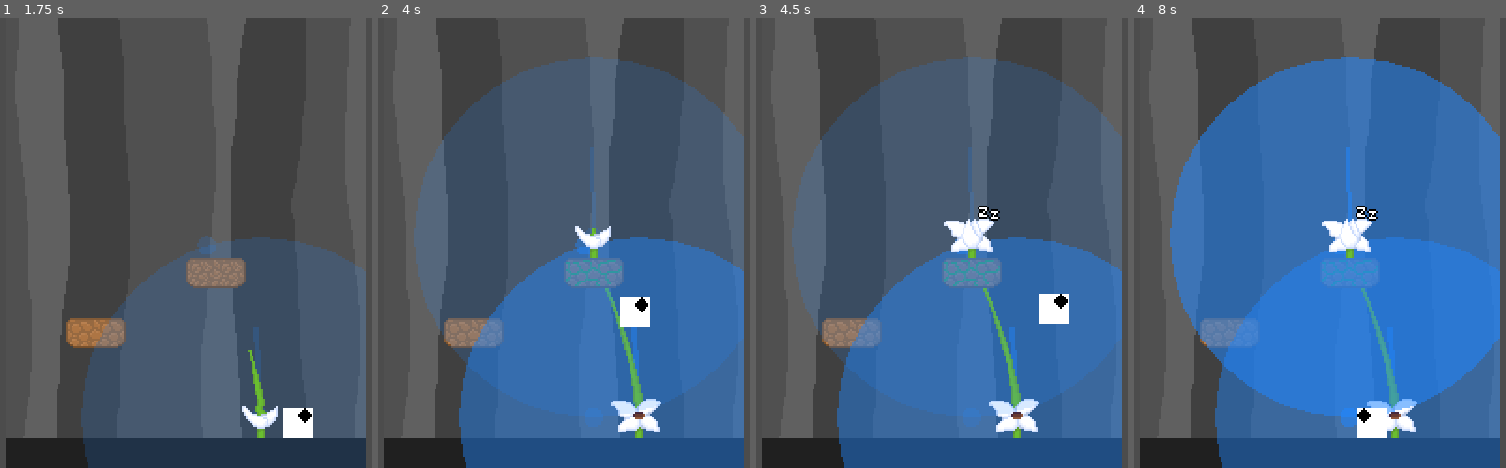
Above: before the commit, frames 1-4 (left to right).
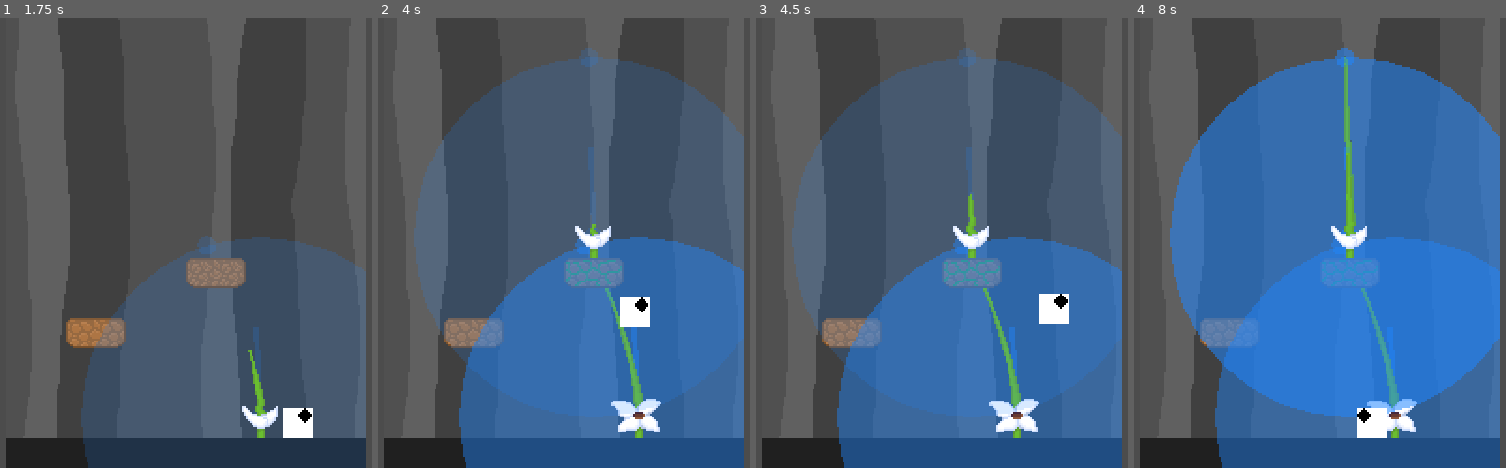
Above: after the commit, the same moments.

Repository: zhyrin0/the-climb
Game: Godot game, scene res://src/main/main.tscn
Two runs of this game, one before a commit and one after it. Both use one fixed random seed, a clock stepped at 60 frames per second and the inputs below.
Inputs (mouse positions are in pixels of both pictures, inside the frame that each line leads up to):
- Up to frame 1 (1.75 s): tap Enter at 0.5 s; move the mouse to (360, 220) at 0.52 s; hold D (move_right) 0.53-1.25 s; tap Space (use_item) at 0.6 s; click (360, 220) at 0.67 s; tap W (move_jump) at 0.77 s; drag from (26, 265) to (256, 378) at 1.27 s
- Up to frame 2 (4 s): tap Space (use_item) at 2, 2.1, 3.8 s; move the mouse to (645, 144) at 2.02 s; hold A (move_left) 2.03-2.75 s; drag from (523, 333) to (outside the picture) at 2.77 s; tap Enter at 3.5 s; move the mouse to (outside the picture) at 3.52 s; hold D (move_right) from 3.53 s (still down); hold S (move_fall) from 3.53 s (still down); tap W (move_jump) at 3.77 s
- Up to frame 3 (4.5 s): release D (move_right) at 4.25 s; release S (move_fall) at 4.25 s; drag from (outside the picture) to (986, 292) at 4.27 s
- Up to frame 4 (8 s): tap Space (use_item) at 5, 5.1, 6.6 s; move the mouse to (1360, 243) at 5.02 s; hold D (move_right) 5.03-5.75 s; click (1360, 243) at 5.17 s; drag from (1200, 130) to (1349, 256) at 5.77 s; move the mouse to (1494, 220) at 6.52 s; hold A (move_left) 6.53-7.25 s; tap W (move_jump) at 6.77 s; drag from (1160, 265) to (1349, 256) at 7.27 s

Frame 1 is identical in both runs. In frame 2, 0.2% of the frame differs, in the area x 54-69%, y 6-76%; in frame 3, 1.0%; in frame 4, 1.6%, in the area x 50-66%, y 6-91%.

Commit message:
Vine target is generalized, add plant and vine states

Diff:
--- a/src/plant/plant.gd
+++ b/src/plant/plant.gd
@@ -6,25 +6,60 @@
 
 signal anchor_reached(anchor)
 
-onready var _vines := $Vines as Node
+enum State {
+	SLEEPING,
+	GROWING,
+	GROWN,
+	FLOWERING,
+}
+
+export(State) var state: int setget set_state
+onready var _vines := $Vines as Node2D
+onready var _sprite := $Sprite as Sprite
 
 
-func start_vine() -> void:
-	var sprite := $Sprite as Sprite
-	sprite.frame = 2
+func _ready() -> void:
+	set_state(state)
+
+
+func set_state(new_value: int) -> void:
+	state = new_value
+	var sprite_frame := 0
+	match new_value:
+		State.GROWING:
+			sprite_frame = 2
+			_start_vine()
+		State.GROWN:
+			sprite_frame = 2
+		State.FLOWERING:
+			sprite_frame = 3
+	if _sprite:
+		_sprite.frame = sprite_frame
+
+
+func _start_vine() -> void:
 	var lights: Array = get_tree().get_nodes_in_group("light")
+	Algorithm.remove_if(lights, funcref(self, "_not_above_plant"))
 	lights.sort_custom(self, "_sort_proximity")
 	var anchors: Array = get_tree().get_nodes_in_group("anchor")
+	Algorithm.remove_if(anchors, funcref(self, "_not_above_plant"))
 	anchors.sort_custom(self, "_sort_proximity")
 
-	var light_direction: Vector2 = ((lights[0] as Node2D).global_position - global_position).normalized()
-	var anchor_pos: Vector2 = (anchors[0] as Node2D).global_position
+	var nearest_light := lights[0] as Node2D
+	var light_direction: Vector2 = (nearest_light.global_position - _vines.global_position).normalized()
+	var light_distance_sq: float = nearest_light.global_position.distance_squared_to(_vines.global_position)
+	var nearest_anchor: Node2D = null
+	var anchor_distance_sq: float = INF
+	if not anchors.empty():
+		nearest_anchor = anchors[0] as Node2D
+		anchor_distance_sq = nearest_anchor.global_position.distance_squared_to(_vines.global_position)
+	var target: Node2D = nearest_light if light_distance_sq < anchor_distance_sq else nearest_anchor
 
 	var vine := VineScene.instance() as Vine
-	vine.init(light_direction, anchor_pos)
+	vine.init(light_direction, target.global_position)
+	vine.connect("max_length_reached", self, "_on_Vine_max_length_reached", [], CONNECT_ONESHOT)
 	vine.connect("anchor_reached", self, "_on_Vine_anchor_reached", [], CONNECT_ONESHOT)
 	_vines.add_child(vine)
-
 
 
 func _sort_proximity(left: Node2D, right: Node2D) -> bool:
@@ -32,7 +67,14 @@
 			global_position.distance_squared_to(right.global_position)
 
 
+func _not_above_plant(node: Node2D, _args: Array) -> bool:
+	return node.global_position.y >= _vines.global_position.y
+
+
+func _on_Vine_max_length_reached() -> void:
+	set_state(State.GROWN)
+
+
 func _on_Vine_anchor_reached(anchor: Node2D) -> void:
-	var sprite := $Sprite as Sprite
-	sprite.frame = 3
+	set_state(State.FLOWERING)
 	emit_signal("anchor_reached", anchor)
--- a/src/plant/vine.gd
+++ b/src/plant/vine.gd
@@ -9,7 +9,14 @@
 signal max_length_reached
 signal anchor_reached(anchor)
 
+enum State {
+	GROWING,
+	WITHERING,
+	ANCHORED,
+}
+
 const _ONE_PIXEL_SQ := 1.0
+export(State) var state: int setget set_state
 export(float) var _max_length: float
 export(float) var _growth_speed: float
 export(Color) var _debug_color: Color
@@ -18,12 +25,13 @@
 onready var _line := $Line2D as Line2D
 
 
-func init(light_direction: Vector2, anchor_global_position: Vector2) -> void:
+func init(light_direction: Vector2, target_global_position: Vector2) -> void:
 	yield(self, "ready")
 
+	set_state(State.GROWING)
 	create_light_seeking_curve(light_direction)
-	if anchor_global_position != Vector2.INF:
-		update_anchoring_curve(anchor_global_position)
+	if target_global_position != Vector2.INF:
+		update_targeting_curve(target_global_position)
 
 
 func _process(delta: float) -> void:
@@ -50,11 +58,11 @@
 	_line.add_point(_path_follow.position)
 
 
-func update_anchoring_curve(anchor_global_position: Vector2) -> void:
-	var anchor_position: Vector2 = to_local(anchor_global_position)
-	if position.distance_squared_to(anchor_global_position) > _max_length*_max_length:
-		anchor_position = anchor_position.normalized() * _max_length
-	curve.set_point_position(1, anchor_position)
+func update_targeting_curve(target_global_position: Vector2) -> void:
+	var target_position: Vector2 = to_local(target_global_position)
+	if position.distance_squared_to(target_global_position) > _max_length*_max_length:
+		target_position = target_position.normalized() * _max_length
+	curve.set_point_position(1, target_position)
 
 
 func grow(delta: float) -> void:
@@ -65,9 +73,19 @@
 		set_process(false)
 		_tip.set_deferred("monitoring", false)
 		emit_signal("max_length_reached")
+		set_state(State.WITHERING)
+
+
+func set_state(new_value: int) -> void:
+	state = new_value
+	if new_value == State.WITHERING:
+		var tween: SceneTreeTween = create_tween()
+		tween.tween_property(_line, "default_color", Color.chocolate, 1.0)
+		tween.play()
 
 
 func _on_Tip_body_entered(anchor: Node) -> void:
+	set_state(State.ANCHORED)
 	set_process(false)
 	_tip.set_deferred("monitoring", false)
 	emit_signal("anchor_reached", anchor)
--- a/src/world/world.gd
+++ b/src/world/world.gd
@@ -16,7 +16,7 @@
 func _unhandled_key_input(event: InputEventKey) -> void:
 	if Input.is_action_just_pressed("use_item"):
 		var plant: Plant = _plants.get_child(_plants.get_child_count() - 1)
-		plant.start_vine()
+		plant.set_state(Plant.State.GROWING)
 
 
 func _get_camera_bounds() -> Rect2:
